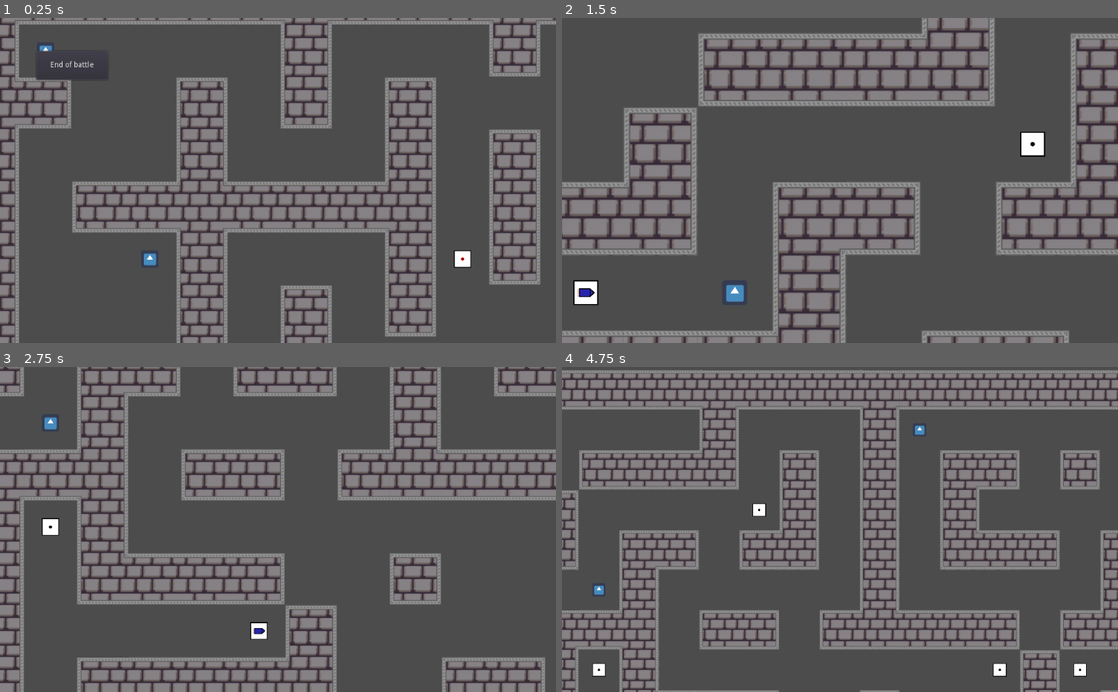
Above: before the commit, frames 1-4 (two rows, left to right).
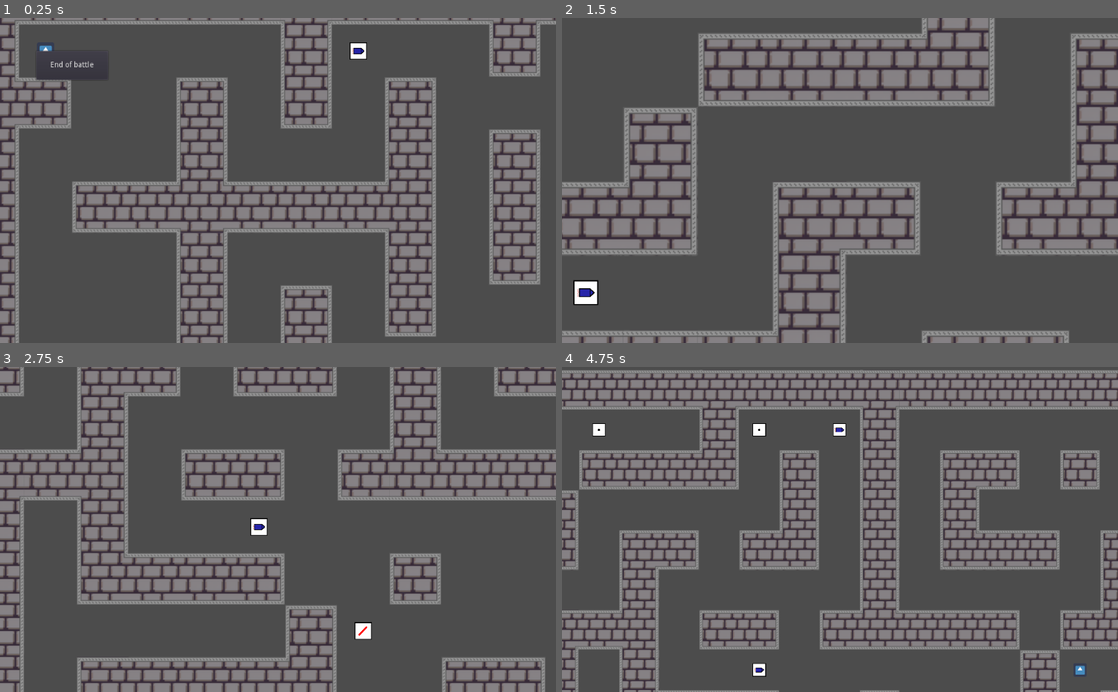
Above: after the commit, the same moments.

Repository: wovri-github/godot_tanks_server
Game: Godot game, scene res://Main/Main.tscn
Same seed, same stepped clock (60 frames per second), same inputs: the game is played once before the commit and once after it. The engine's default icon, where the game draws it, is replaced by a stand-in: a white triangle on a blue panel in a dark square.
Inputs (mouse positions are in pixels of both pictures, inside the frame that each line leads up to):
- Up to frame 1 (0.25 s): no input
- Up to frame 2 (1.5 s): click "End of battle" at 0.5 s; tap Enter at 1.25 s; move the mouse to (962, 164) at 1.27 s; hold D (right) from 1.28 s (still down); tap Mouse wheel up (zoom_in) at 1.35 s
- Up to frame 3 (2.75 s): tap Mouse wheel down (zoom_out) at 1.55, 2.1 s; move the mouse to (166, 545) at 2.02 s; release D (right) at 2.03 s; hold S (down) from 2.03 s (still down); tap Mouse wheel up (zoom_in) at 2.3 s
- Up to frame 4 (4.75 s): move the mouse to (895, 458) at 2.77 s; release S (down) at 2.78 s; press the mouse at (895, 458) at 2.78 s; hold D (right) 2.78-3.53 s; tap Mouse wheel down (zoom_out) at 3.05, 4.35 s; move the mouse to (812, 594) at 3.52 s; release the mouse at (812, 594) at 3.53 s; hold W (up) 3.53-4.28 s; tap Mouse wheel up (zoom_in) at 3.6 s; move the mouse to (1006, 578) at 4.27 s; hold A (left) from 4.28 s (still down)

The runs differ from the first frame. In frame 1, 0.4% of the frame differs, in the area x 25-85%, y 7-77%; in frame 2, 0.5%; in frame 3, 0.8%; in frame 4, 0.9%, in the area x 5-95%, y 17-96%.

Commit message:
Add option for miniml distance between player spawns & fix spectator camera

Diff:
--- a/Main/Game/Map/GenerateMap.gd
+++ b/Main/Game/Map/GenerateMap.gd
@@ -2,6 +2,7 @@
 
 # ---- settings ----
 export(int, 0, 100) var MAX_PLAYERS = 16
+export(int, 0, 100) var PLAYER_SPAWN_MIN_DISTANCE = 2
 export(int, 0, 100) var START_AMMO_BOXES_AMOUNT = 32
 export(Vector2) var MAP_SIZE = Vector2(50, 30)
 export(float, 0, 1) var EMPTY_CELLS_DENSITY = 0.2
@@ -41,9 +42,9 @@
 		rng.seed = GENERATOR_SEED
 
 	var visited_cells = []
-	for y in range(1, MAP_SIZE.y + 1, 2):
+	for _y in range(1, MAP_SIZE.y + 1, 2):
 		var row = []
-		for x in range(1, MAP_SIZE.x + 1, 2):
+		for _x in range(1, MAP_SIZE.x + 1, 2):
 			row.push_back(false)
 		visited_cells.push_back(row)
 	for y in range(MAP_SIZE.y + 1):
@@ -198,17 +199,25 @@
 	var available_spots = []
 	for y in range(1, MAP_SIZE.y + 1, 2):
 		for x in range(1, MAP_SIZE.x + 1, 2):
-			available_spots.push_back(Vector2((x+0.5)*TILESIZE*scale.x,(y+0.5)*TILESIZE*scale.y))
+			available_spots.push_back(Vector2(x, y))
 
 	_generate_player_spawn_points(available_spots)
 	_generate_start_ammo_boxes(available_spots)
 
+
 func _generate_player_spawn_points(available_spots):
-	for p in range(MAX_PLAYERS):
+	for _p in range(MAX_PLAYERS):
 		if available_spots.empty():
+			print("Not enough space for player spawns!")
 			break
 		var index = rng.randi_range(0, available_spots.size() - 1)
-		var pos = available_spots.pop_at(index)
+		var tile_pos = available_spots.pop_at(index)
+
+		for y in range(2 * PLAYER_SPAWN_MIN_DISTANCE + 1):
+			for x in range(2 * PLAYER_SPAWN_MIN_DISTANCE + 1):
+				available_spots.erase(Vector2(tile_pos.x - (PLAYER_SPAWN_MIN_DISTANCE - x) * 2, tile_pos.y - (PLAYER_SPAWN_MIN_DISTANCE - y) * 2))
+
+		var pos = Vector2((tile_pos.x+0.5)*TILESIZE*scale.x,(tile_pos.y+0.5)*TILESIZE*scale.y)
 
 		var new_spawn_point = Position2D.new()
 		new_spawn_point.position = pos
@@ -221,11 +230,13 @@
 		get_parent().call_deferred("add_child", player_spawn_marker, true)
 
 func _generate_start_ammo_boxes(available_spots):
-	for b in range(START_AMMO_BOXES_AMOUNT):
+	for _b in range(START_AMMO_BOXES_AMOUNT):
 		if available_spots.empty():
+			print("Not enough space for default ammo boxes!")
 			break
 		var index = rng.randi_range(0, available_spots.size() - 1)
-		var pos = available_spots.pop_at(index)
+		var tile_pos = available_spots.pop_at(index)
+		var pos = Vector2((tile_pos.x+0.5)*TILESIZE*scale.x,(tile_pos.y+0.5)*TILESIZE*scale.y)
 
 		var ammo_box = ammo_box_tscn.instance()
 		ammo_box.position = pos
--- a/Spectator/Spectator.gd
+++ b/Spectator/Spectator.gd
@@ -2,13 +2,17 @@
 
 const ZOOM_SPEED = 0.3
 const MOVE_SPEED = 50
+const MAX_ZOOM_IN = Vector2(0.1, 0.1)
 
 var following = false
 
 func zoom_point(zoom_diff, mouse_position):
 	var viewport_size = get_viewport().size
 	var previous_zoom = zoom
-	zoom += zoom_diff
+	if (zoom + zoom_diff) < MAX_ZOOM_IN:
+		zoom = MAX_ZOOM_IN
+	else:
+		zoom = zoom + zoom_diff
 	position += ((viewport_size * 0.5) - mouse_position) * (zoom - previous_zoom)
 
 func _unhandled_input(event):
